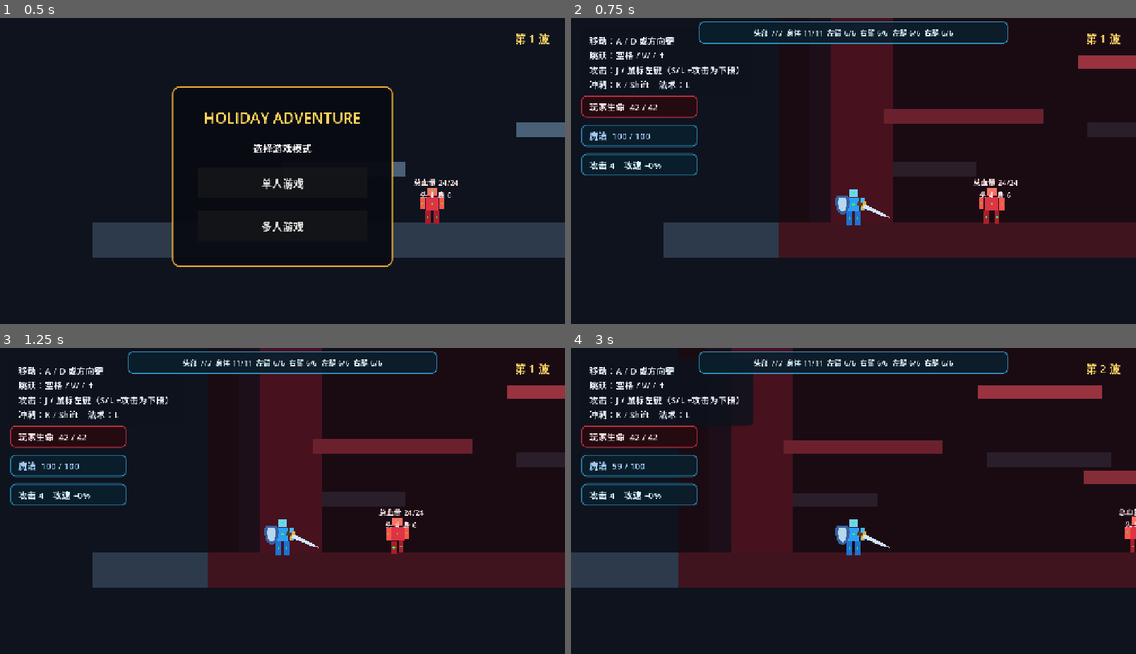
Above: before the commit, frames 1-4 (two rows, left to right).
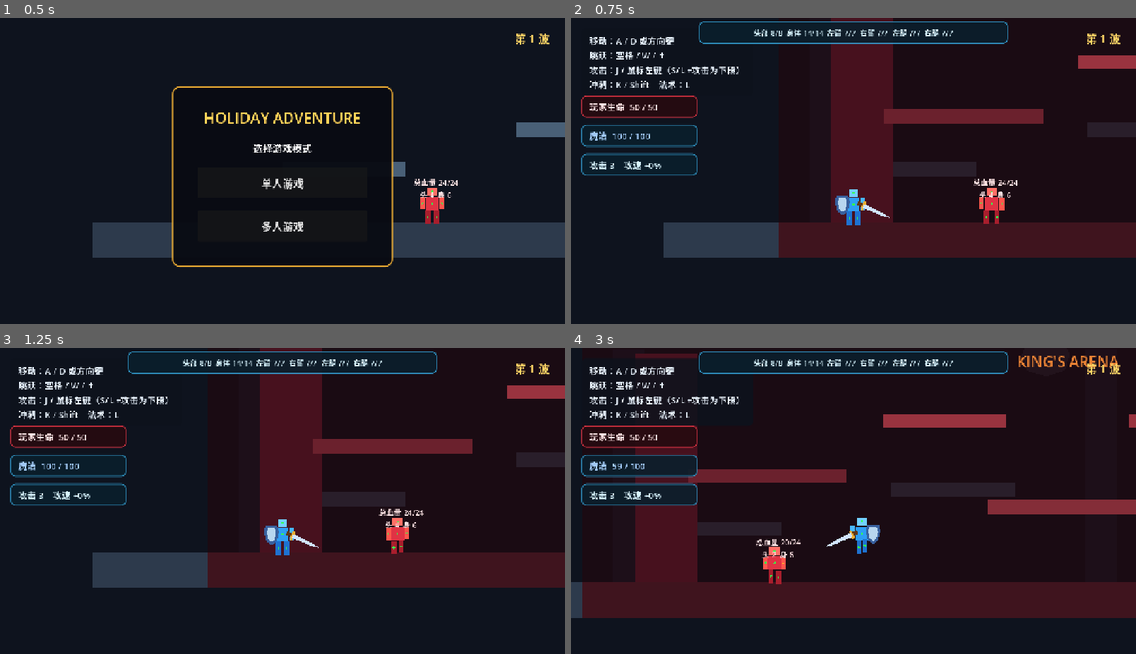
Above: after the commit, the same moments.

Repository: gaoyiyankami/holidaygame
Game: Godot game, scene res://scenes/main/main.tscn
The game is run twice, just before and just after one commit, with the same random seed, the same clock (stepped at 60 frames per second) and the same inputs.
Inputs:
- Up to frame 1 (0.5 s): no input
- Up to frame 2 (0.75 s): click "单人游戏" at 0.5 s
- Up to frame 3 (1.25 s): no input
- Up to frame 4 (3 s): hold D (move_right) 1.28-2.78 s; tap J (attack) at 1.35 s; tap Space (jump) at 1.52, 1.82, 2.27, 2.3, 2.57, 2.85 s; tap L (spell) at 1.55, 2.1 s; hold A (move_left) from 2.78 s (still down)

Frame 1 is identical in both runs. In frame 2, 0.2% of the frame differs, in the area x 6-68%, y 4-50%; in frame 3, 0.2%; in frame 4, 35%, in the area x 0-100%, y 0-89%.

Commit message:
Refine clash rules and restore balanced base stats

Diff:
--- a/scenes/main/main.tscn
+++ b/scenes/main/main.tscn
@@ -295,7 +295,7 @@
 theme_override_styles/panel = SubResource("StyleBox_health")
 
 [node name="HealthLabel" type="Label" parent="UI/HealthPanel"]
-text = "玩家生命  42 / 42"
+text = "玩家生命  50 / 50"
 theme_override_colors/font_color = Color(1, 0.9, 0.9, 1)
 theme_override_font_sizes/font_size = 20
 
@@ -307,7 +307,7 @@
 theme_override_styles/panel = SubResource("StyleBox_stats")
 
 [node name="StatsLabel" type="Label" parent="UI/StatsPanel"]
-text = "攻击 4    攻速 +0%"
+text = "攻击 3    攻速 +0%"
 theme_override_colors/font_color = Color(0.85, 0.96, 1, 1)
 theme_override_font_sizes/font_size = 20
 
@@ -331,7 +331,7 @@
 theme_override_styles/panel = SubResource("StyleBox_stats")
 
 [node name="BodyPartsLabel" type="Label" parent="UI/BodyPartsPanel"]
-text = "头部 7/7  身体 11/11  左臂 6/6  右臂 6/6  左腿 6/6  右腿 6/6"
+text = "头部 8/8  身体 14/14  左臂 7/7  右臂 7/7  左腿 7/7  右腿 7/7"
 horizontal_alignment = 1
 theme_override_colors/font_color = Color(0.85, 0.96, 1, 1)
 theme_override_font_sizes/font_size = 17
--- a/scripts/enemies/training_dummy.gd
+++ b/scripts/enemies/training_dummy.gd
@@ -213,12 +213,29 @@
 	_change_state(State.RECOVERY)
 
 
+func apply_clash_result(direction: float, hard_clash: bool) -> void:
+	_attack_has_hit = true
+	if hard_clash:
+		apply_combat_stun(0.45)
+	else:
+		_change_state(State.RECOVERY)
+	velocity.x = direction * 220.0
+
+
 func get_attack_stun_time() -> float:
 	return _attack_stun_timer
 
 
 func is_melee_attack_active() -> bool:
 	return _state == State.ATTACK and _attack_stun_timer <= 0.0
+
+
+func get_network_attack_kind() -> int:
+	return Player.AttackKind.NORMAL
+
+
+func get_attack_step() -> int:
+	return 1
 
 
 func get_movement_stun_time() -> float:
--- a/scripts/main/main.gd
+++ b/scripts/main/main.gd
@@ -339,16 +339,26 @@
 		if not attacker.is_network_attack_active():
 			return
 		damage = attacker.get_network_melee_damage()
-		if victim.is_perfect_block_active():
+		var attacker_kind := attacker.get_network_attack_kind()
+		var is_low_attack := attacker_kind == Player.AttackKind.LOW
+		if victim.is_perfect_block_active() and not is_low_attack:
 			attacker.apply_combat_stun.rpc(1.0)
 			_show_combat_message.rpc((attacker.global_position + victim.global_position) * 0.5, "完美格挡！")
 			return
 		if victim.is_network_attack_active() \
+			and attacker.can_clash_with_player(victim) \
 			and attacker.is_facing_position(victim.global_position.x) \
 			and victim.is_facing_position(attacker.global_position.x) \
 			and _can_trigger_clash(attacker_peer_id, victim_peer_id):
-			attacker.apply_clash_recoil.rpc(signf(attacker.global_position.x - victim.global_position.x))
-			victim.apply_clash_recoil.rpc(signf(victim.global_position.x - attacker.global_position.x))
+			var hard_clash := attacker.get_attack_step() == 3 and victim.get_attack_step() == 3
+			attacker.apply_clash_result.rpc(
+				signf(attacker.global_position.x - victim.global_position.x),
+				hard_clash
+			)
+			victim.apply_clash_result.rpc(
+				signf(victim.global_position.x - attacker.global_position.x),
+				hard_clash
+			)
 			_show_combat_message.rpc((attacker.global_position + victim.global_position) * 0.5, "拼刀！")
 			return
 	else:
@@ -359,7 +369,9 @@
 	var allowed_distance := 950.0 if damage_kind == "spell" else 190.0
 	if attacker.global_position.distance_to(victim.global_position) > allowed_distance:
 		return
-	if victim.server_apply_part_damage(part_id, damage, attacker.global_position, attacker_peer_id, damage_kind):
+	var resolved_kind := "low" if damage_kind == "melee" \
+		and attacker.get_network_attack_kind() == Player.AttackKind.LOW else damage_kind
+	if victim.server_apply_part_damage(part_id, damage, attacker.global_position, attacker_peer_id, resolved_kind):
 		_sync_body_state.rpc(victim_peer_id, victim.get_body_state(), attacker_peer_id)
 
 
@@ -475,6 +487,8 @@
 
 func _roll_upgrade_choices() -> void:
 	var pool := UPGRADE_POOL.duplicate()
+	if _player.has_double_jump_upgrade():
+		pool = pool.filter(func(choice: Dictionary) -> bool: return choice.id != "double_jump")
 	pool.shuffle()
 	_offered_upgrades.clear()
 	var buttons := [_attack_button, _speed_button, _health_button]
--- a/scripts/player/player.gd
+++ b/scripts/player/player.gd
@@ -35,9 +35,9 @@
 @export var jump_cut_multiplier: float = 0.45
 
 @export_category("Combat")
-@export var attack_damage: int = 4
+@export var attack_damage: int = 3
 @export var combo_reset_time: float = 0.5
-@export var spell_damage: int = 5
+@export var spell_damage: int = 2
 
 @export_category("Magic")
 @export var max_mana: int = 100
@@ -364,18 +364,22 @@
 	if part.actor is Player and multiplayer.has_multiplayer_peer():
 		request_network_damage(part.actor as Player, part.part_id, damage, "melee")
 		return true
-	if part.actor.has_method("is_melee_attack_active") and part.actor.is_melee_attack_active():
-		apply_clash_recoil(signf(global_position.x - part.actor.global_position.x))
-		if part.actor.has_method("apply_combat_stun"):
-			part.actor.apply_combat_stun(0.45)
-			var opposing_body := part.actor as CharacterBody2D
-			if is_instance_valid(opposing_body):
-				opposing_body.velocity.x = signf(opposing_body.global_position.x - global_position.x) * 260.0
+	if part.actor.has_method("is_melee_attack_active") and part.actor.is_melee_attack_active() \
+		and _can_clash_with(part.actor):
+		var hard_clash: bool = _combo_step == 3 and part.actor.has_method("get_attack_step") \
+			and part.actor.get_attack_step() == 3
+		apply_clash_result(signf(global_position.x - part.actor.global_position.x), hard_clash)
+		if part.actor.has_method("apply_clash_result"):
+			part.actor.apply_clash_result(
+				signf(part.actor.global_position.x - global_position.x),
+				hard_clash
+			)
 		var main := get_tree().current_scene
 		if is_instance_valid(main) and main.has_method("show_local_combat_message"):
 			main.show_local_combat_message((global_position + part.actor.global_position) * 0.5, "拼刀！")
 		return true
-	return part.receive_damage(damage, global_position)
+	var damage_kind := "low" if _attack_kind == AttackKind.LOW else "melee"
+	return part.receive_damage(damage, global_position, damage_kind)
 
 
 func request_network_damage(target: Player, part_id: StringName, damage: int, damage_kind: String) -> void:
@@ -445,12 +449,15 @@
 @rpc("any_peer", "call_local", "reliable")
 func apply_pvp_upgrade(upgrade_index: int) -> void:
 	var upgrades := ["attack", "attack_speed", "move_speed", "double_jump", "attack_range", "part_health", "magic_damage", "max_mana", "mana_regen", "dash_cooldown"]
-	apply_upgrade(upgrades[upgrade_index % upgrades.size()])
+	var selected: String = upgrades[upgrade_index % upgrades.size()]
+	if selected == "double_jump" and has_double_jump_upgrade():
+		selected = upgrades[(upgrade_index + 1) % upgrades.size()]
+	apply_upgrade(selected)
 
 
 @rpc("any_peer", "call_local", "reliable")
 func reset_for_pvp(spawn_position: Vector2) -> void:
-	attack_damage = 4
+	attack_damage = 3
 	move_speed = 300.0
 	_attack_speed_multiplier = 1.0
 	_arm_attack_multiplier = 1.0
@@ -460,7 +467,7 @@
 	_dash_multiplier = 1.0
 	_extra_jumps = 0
 	_extra_jumps_left = 0
-	spell_damage = 5
+	spell_damage = 2
 	max_mana = 100
 	mana_regen_per_second = 7.0
 	dash_cooldown = 0.65
@@ -535,6 +542,27 @@
 	return int(_attack_kind)
 
 
+func get_attack_step() -> int:
+	return _combo_step
+
+
+func has_double_jump_upgrade() -> bool:
+	return _extra_jumps > 0
+
+
+func can_clash_with_player(other: Player) -> bool:
+	return _can_clash_with(other)
+
+
+func _can_clash_with(other: Node) -> bool:
+	if not other.has_method("get_network_attack_kind"):
+		return false
+	var other_kind := int(other.get_network_attack_kind())
+	if _attack_kind == AttackKind.LOW or other_kind == AttackKind.LOW:
+		return _attack_kind == AttackKind.LOW and other_kind == AttackKind.LOW
+	return _attack_kind == AttackKind.NORMAL and other_kind == AttackKind.NORMAL
+
+
 func get_network_melee_damage() -> int:
 	var base_damage := attack_damage * (2 if _combo_step == 3 else 1)
 	match _attack_kind:
@@ -661,6 +689,8 @@
 		return amount
 	if damage_kind == "spell":
 		return 0
+	if damage_kind == "low":
+		return amount
 	if _block_timer <= perfect_block_duration:
 		_stun_attacker(source_position)
 		return 0
@@ -752,6 +782,18 @@
 func apply_clash_recoil(direction: float) -> void:
 	apply_combat_stun(0.45)
 	velocity.x = direction * 260.0
+
+
+@rpc("any_peer", "call_local", "reliable")
+func apply_clash_result(direction: float, hard_clash: bool) -> void:
+	if hard_clash:
+		apply_combat_stun(0.45)
+	else:
+		_attack_phase = AttackPhase.NONE
+		_attack_timer = 0.0
+		_combo_queued = false
+		_slash_visual.visible = false
+	velocity.x = direction * 220.0
 
 
 func apply_movement_stun(duration: float) -> void:
@@ -980,12 +1022,12 @@
 
 
 func _create_body_parts() -> void:
-	_add_body_part("head", "头部", 7, true, Vector2(22, 18), Vector2(0, -34), Color(0.45, 0.82, 1.0), 16)
-	_add_body_part("torso", "身体", 11, true, Vector2(28, 32), Vector2(0, -7), Color(0.18, 0.62, 0.96), 16)
-	_add_body_part("left_arm", "左臂", 6, false, Vector2(10, 28), Vector2(-21, -7), Color(0.28, 0.72, 1.0), 16)
-	_add_body_part("right_arm", "右臂", 6, false, Vector2(10, 28), Vector2(21, -7), Color(0.28, 0.72, 1.0), 16)
-	_add_body_part("left_leg", "左腿", 6, false, Vector2(11, 30), Vector2(-9, 24), Color(0.12, 0.45, 0.82), 16)
-	_add_body_part("right_leg", "右腿", 6, false, Vector2(11, 30), Vector2(9, 24), Color(0.12, 0.45, 0.82), 16)
+	_add_body_part("head", "头部", 8, true, Vector2(22, 18), Vector2(0, -34), Color(0.45, 0.82, 1.0), 16)
+	_add_body_part("torso", "身体", 14, true, Vector2(28, 32), Vector2(0, -7), Color(0.18, 0.62, 0.96), 16)
+	_add_body_part("left_arm", "左臂", 7, false, Vector2(10, 28), Vector2(-21, -7), Color(0.28, 0.72, 1.0), 16)
+	_add_body_part("right_arm", "右臂", 7, false, Vector2(10, 28), Vector2(21, -7), Color(0.28, 0.72, 1.0), 16)
+	_add_body_part("left_leg", "左腿", 7, false, Vector2(11, 30), Vector2(-9, 24), Color(0.12, 0.45, 0.82), 16)
+	_add_body_part("right_leg", "右腿", 7, false, Vector2(11, 30), Vector2(9, 24), Color(0.12, 0.45, 0.82), 16)
 
 
 func _add_body_part(
--- a/tests/combat_smoke_test.gd
+++ b/tests/combat_smoke_test.gd
@@ -8,8 +8,8 @@
 
 	var player := $Main/Player as Player
 	var enemy := $Main/TrainingDummy as TrainingDummy
-	var base_stats_ready := player.get_health() == 42 and player.max_health == 42 \
-		and player.attack_damage == 4
+	var base_stats_ready := player.get_health() == 50 and player.max_health == 50 \
+		and player.attack_damage == 3 and player.get_spell_damage() == 2
 	var enemy_start_x := enemy.global_position.x
 
 	await get_tree().create_timer(1.0).timeout
@@ -23,13 +23,16 @@
 	var upgrade_panel := $Main/UI/UpgradePanel as PanelContainer
 	var upgrade_opened := upgrade_panel.visible
 	var random_three_choices: bool = $Main.get("_offered_upgrades").size() == 3
+	player.apply_upgrade("double_jump")
+	$Main.call("_roll_upgrade_choices")
+	var double_jump_only_once: bool = not "double_jump" in $Main.get("_offered_upgrades")
 	var attack_button := $Main/UI/UpgradePanel/Margin/VBox/Choices/AttackButton as Button
 	$Main.set("_offered_upgrades", ["attack", "attack_speed", "part_health"])
 	attack_button.text = "攻击力\n\n+1 伤害"
 	attack_button.pressed.emit()
 	await get_tree().create_timer(0.8).timeout
 
-	var attack_upgraded := player.attack_damage == 5
+	var attack_upgraded := player.attack_damage == 4
 	var next_enemy: TrainingDummy
 	for child in $Main.get_children():
 		if child is TrainingDummy:
@@ -37,17 +40,19 @@
 			break
 	var next_wave_spawned := is_instance_valid(next_enemy)
 
-	print("Combat smoke test: base=%s moved=%s attacked=%s upgrade=%s choices=%s attack_upgraded=%s next_wave=%s" % [
+	print("Combat smoke test: base=%s moved=%s attacked=%s upgrade=%s choices=%s double_once=%s attack_upgraded=%s next_wave=%s" % [
 		base_stats_ready,
 		enemy_moved,
 		player_was_attacked,
 		upgrade_opened,
 		random_three_choices,
+		double_jump_only_once,
 		attack_upgraded,
 		next_wave_spawned,
 	])
 
 	var passed := base_stats_ready and enemy_moved and player_was_attacked \
-		and upgrade_opened and random_three_choices and attack_upgraded \
+		and upgrade_opened and random_three_choices and double_jump_only_once \
+		and attack_upgraded \
 		and next_wave_spawned
 	get_tree().quit(0 if passed else 1)
--- a/tests/network_host_test.gd
+++ b/tests/network_host_test.gd
@@ -72,9 +72,37 @@
 	remote_player.set("_attack_phase", 2)
 	var clash_health_before := remote_torso.health
 	main.request_pvp_damage(1, 2, "torso", 1, "melee")
-	var clash_prevents_damage := remote_torso.health == clash_health_before \
-		and host_player.get_attack_stun_time() >= 0.4 \
+	var light_clash_no_stun := remote_torso.health == clash_health_before \
+		and host_player.get_attack_stun_time() == 0.0 \
+		and remote_player.get_attack_stun_time() == 0.0
+	host_player.call("_start_attack", 3)
+	host_player.call("_begin_active_attack")
+	remote_player.set("_combo_step", 3)
+	remote_player.set("_attack_kind", 0)
+	remote_player.set("_attack_phase", 2)
+	main.set("_last_clash_time", {})
+	main.request_pvp_damage(1, 2, "torso", 1, "melee")
+	var heavy_clash_stuns := host_player.get_attack_stun_time() >= 0.4 \
 		and remote_player.get_attack_stun_time() >= 0.4
+	host_player.set("_attack_stun_timer", 0.0)
+	host_player.set("_movement_stun_timer", 0.0)
+	remote_player.set("_attack_stun_timer", 0.0)
+	remote_player.set("_movement_stun_timer", 0.0)
+	host_player.call("_start_attack", 1, 3)
+	host_player.call("_begin_active_attack")
+	remote_player.call("_start_block")
+	var low_before_guard := remote_torso.health
+	main.request_pvp_damage(1, 2, "torso", 1, "melee")
+	var low_ignores_guard := remote_torso.health < low_before_guard
+	remote_player.call("_stop_block", false)
+	host_player.call("_start_attack", 1, 3)
+	host_player.call("_begin_active_attack")
+	remote_player.set("_attack_kind", 3)
+	remote_player.set("_attack_phase", 2)
+	main.set("_last_clash_time", {})
+	var low_clash_before := remote_torso.health
+	main.request_pvp_damage(1, 2, "torso", 1, "melee")
+	var low_only_clashes_low := remote_torso.health == low_clash_before
 	remote_player.set("_invincibility_timer", 0.0)
 	main.request_pvp_damage(1, 2, "left_leg", 99, "melee")
 	var invalid_damage_rejected := remote_leg.health == leg_before - 1
@@ -93,7 +121,7 @@
 	main.call("_on_pvp_player_defeated", 2, 1)
 	var kill_grants_upgrade := main.get_pvp_kills(1) == 1 \
 		and host_player.attack_damage > attack_before
-	var death_removes_upgrades := remote_player.attack_damage == 4
+	var death_removes_upgrades := remote_player.attack_damage == 3
 	main.set("_pvp_kills", {1: 7, 2: 0})
 	main.call("_on_pvp_player_defeated", 2, 1)
 	var eight_kills_wins := main.is_pvp_round_ending() \
@@ -117,7 +145,8 @@
 		red_dot,
 		guarding_blocks_magic,
 		perfect_block_combat_lock,
-		clash_prevents_damage,
+		light_clash_no_stun and heavy_clash_stuns \
+			and low_ignores_guard and low_only_clashes_low,
 		invalid_damage_rejected,
 		destroyed_limb_synced,
 		attack_effect_synced,
@@ -131,6 +160,8 @@
 		and map_selector_ready and arena_is_large and traps_removed \
 		and body_health_at_top and world_visible_after_start \
 		and pvp_damage_synced and green_dot and red_dot and attack_effect_synced \
-		and guarding_blocks_magic and perfect_block_combat_lock and clash_prevents_damage \
+		and guarding_blocks_magic and perfect_block_combat_lock \
+		and light_clash_no_stun and heavy_clash_stuns \
+		and low_ignores_guard and low_only_clashes_low \
 		and invalid_damage_rejected and destroyed_limb_synced \
 		and kill_grants_upgrade and death_removes_upgrades and eight_kills_wins else 1)
Not shown, changed: README.md
